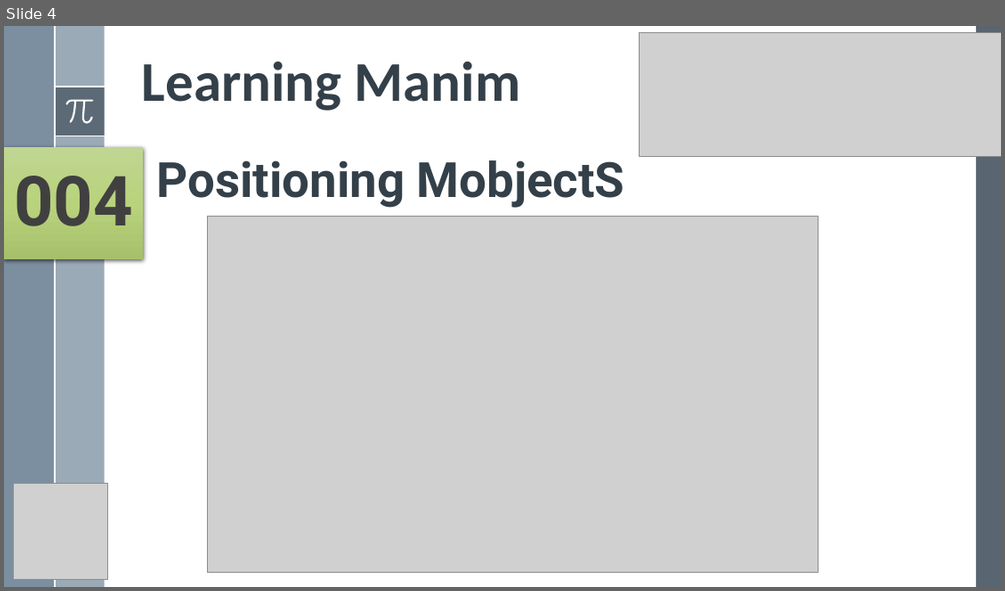
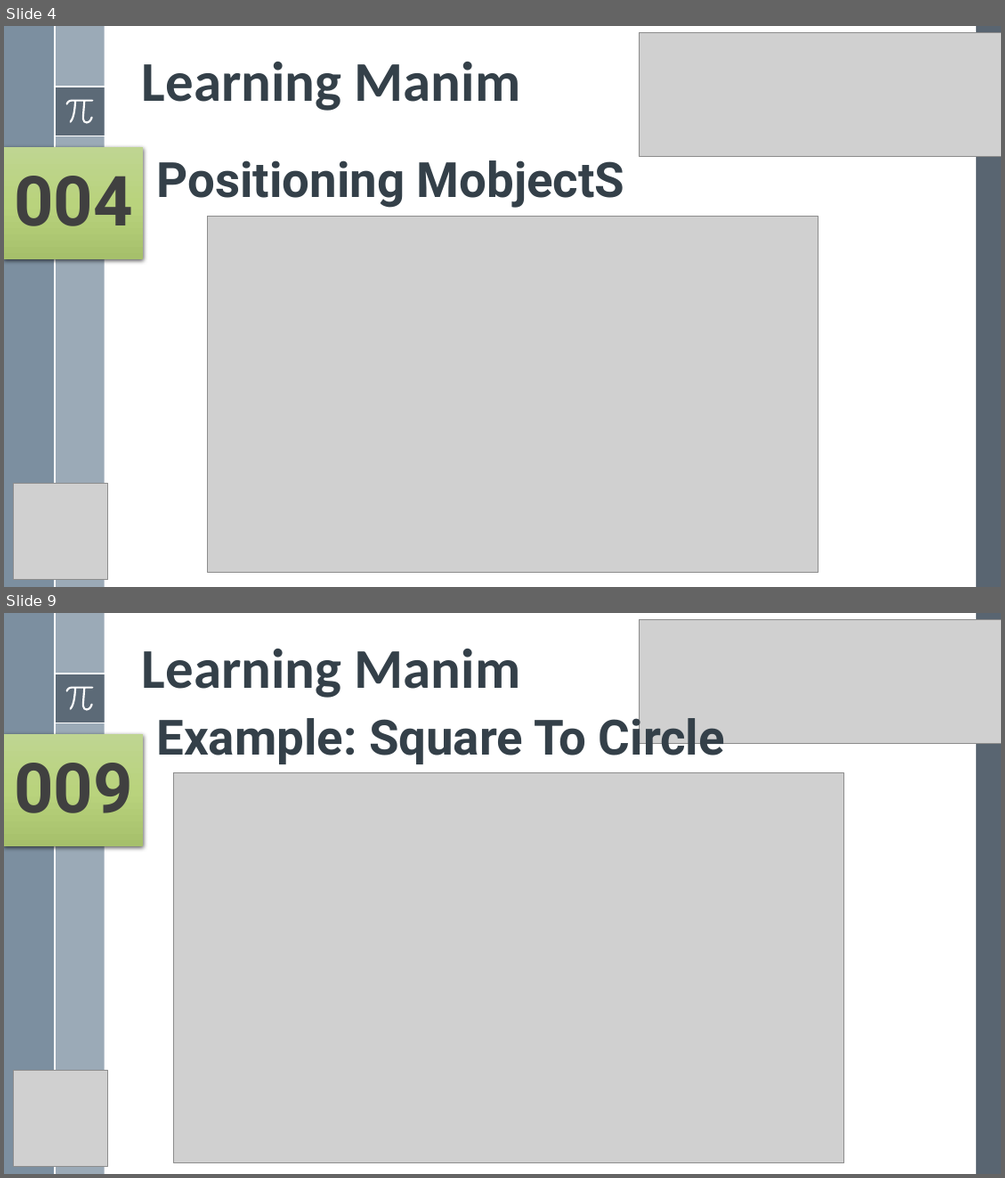
Before and after one commit to yasenstar/python, a slide deck: Manim/Learn Manim Library by Practice.pptx. Shown one above the other, each under a label of ours: slide 4 before the commit, slides 4 and 9 after it; the slides between them are not shown. The pictures are 1005x591 and 1005x1178 pixels, drawn with LibreOffice and Linux fonts; fonts in the diff are those of the drawing; grey boxes stand for pictures. Boxes give left, top, right and bottom in pixels: in the first picture for what was removed or moved away, otherwise in the second. Text is boxed around its words. In the diff, an @@ line names an element or a change of style, - is before the commit and + after.

```diff
--- a/Manim/Learn Manim Library by Practice.pptx
+++ b/Manim/Learn Manim Library by Practice.pptx
@@ slide 9 added at (4,613,1001,1174), background #FFFFFF; not listed: 8 template elements that a slide beside it also shows @@
@@ picture added at (639,620,1001,743) @@
@@ title added at (142,649,521,698), 54 pt, text #35404A, bold @@
+Learning Manim
@@ text added at (156,711,725,767), 46.8 pt, text #35404A, bold @@
+Example: Square To Circle
@@ rectangle added at (4,734,143,846), fill gradient #C0D691 to #BAD47E to #A7C16B, 66.6 pt, text #404040, bold @@
+009
@@ picture added at (174,773,844,1163) @@
@@ picture added at (14,1070,108,1167) @@
```
Also in this commit, not shown: 1 slide changed, 6 other slides added.
